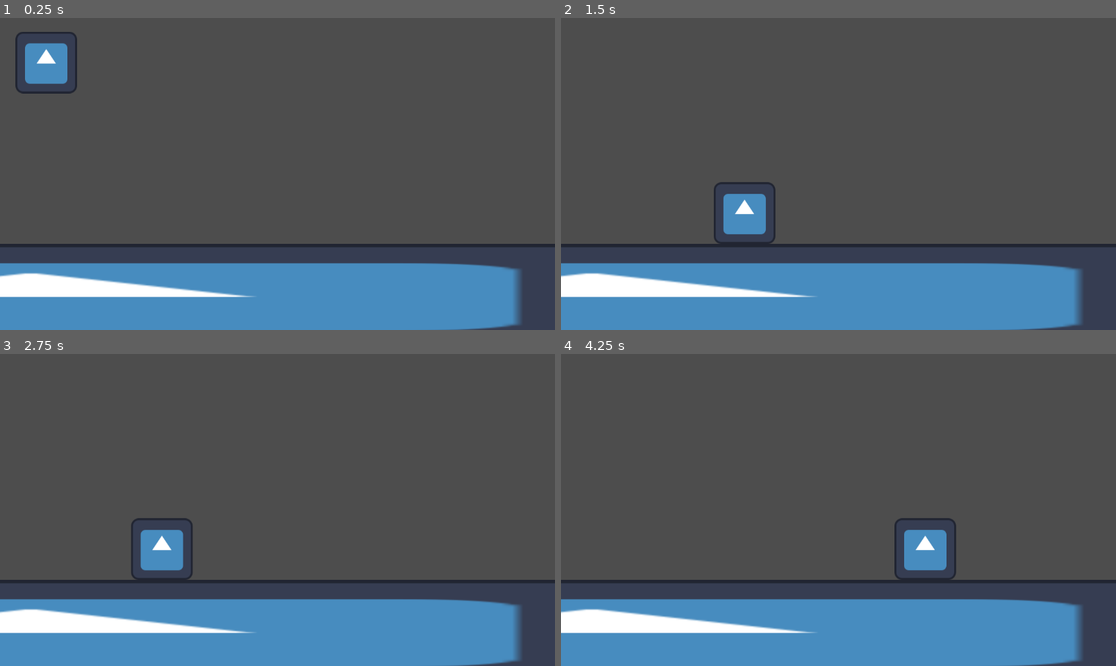
Above: before the commit, frames 1-4 (two rows, left to right).
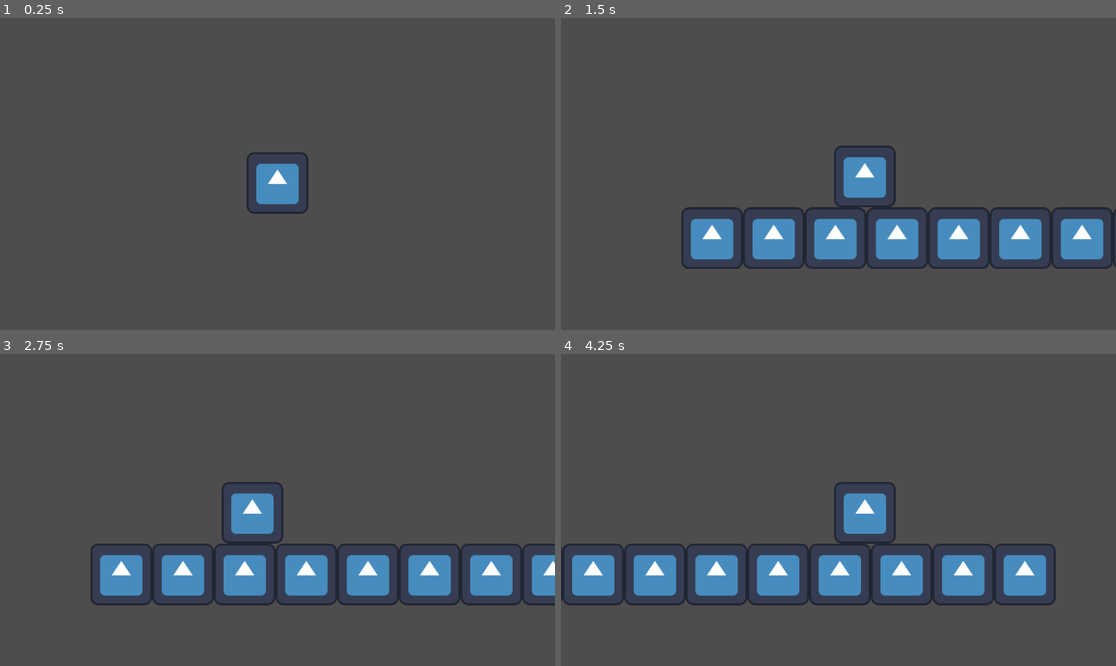
Above: after the commit, the same moments.

Repository: cannnAvar/lolBagimlisi31
Game: Godot game, scene res://scene/World.tscn
Two runs of this game, one before a commit and one after it. Both use one fixed random seed, a clock stepped at 60 frames per second and the inputs below. The engine's default icon, where the game draws it, is replaced by a stand-in: a white triangle on a blue panel in a dark square.
Inputs:
- Up to frame 1 (0.25 s): no input
- Up to frame 2 (1.5 s): tap Enter (ui_accept) at 0.5, 0.77 s; hold Right (ui_right) from 0.53 s (still down)
- Up to frame 3 (2.75 s): tap Enter (ui_accept) at 1.52 s; release Right (ui_right) at 2.03 s; hold Left (ui_left) from 2.03 s (still down)
- Up to frame 4 (4.25 s): release Left (ui_left) at 2.78 s; hold Right (ui_right) from 2.78 s (still down); tap Enter (ui_accept) at 3.02, 3.77 s

The runs differ from the first frame. In frame 1, 24% of the frame differs, in the area x 0-100%, y 4-100%; in frame 2, 31%; in frame 3, 31%; in frame 4, 32%, in the area x 0-100%, y 40-100%.

Commit message:
fetch Camera

Diff:
--- a/scene/Character.tscn
+++ b/scene/Character.tscn
@@ -14,3 +14,6 @@
 
 [node name="CollisionShape2D" type="CollisionShape2D" parent="."]
 shape = SubResource("RectangleShape2D_sxtuh")
+
+[node name="Camera2D" type="Camera2D" parent="."]
+position_smoothing_enabled = true
--- a/scene/World.tscn
+++ b/scene/World.tscn
@@ -1,24 +1,24 @@
-[gd_scene load_steps=4 format=3 uid="uid://b1vcj1g7oeesk"]
+[gd_scene load_steps=5 format=4 uid="uid://b1vcj1g7oeesk"]
 
 [ext_resource type="Texture2D" uid="uid://dgi3a7qius7wd" path="res://icon.svg" id="1_orivn"]
 [ext_resource type="PackedScene" uid="uid://bd73vvf0nrm8l" path="res://scene/Character.tscn" id="2_0lu7o"]
 
-[sub_resource type="RectangleShape2D" id="RectangleShape2D_b7ee2"]
-size = Vector2(128, 128)
+[sub_resource type="TileSetAtlasSource" id="TileSetAtlasSource_ikko1"]
+texture = ExtResource("1_orivn")
+0:0/size_in_atlas = Vector2i(8, 8)
+0:0/0 = 0
+0:0/0/physics_layer_0/polygon_0/points = PackedVector2Array(-64, -64, 64, -64, 64, 64, -64, 64)
+
+[sub_resource type="TileSet" id="TileSet_2e3ix"]
+tile_size = Vector2i(128, 128)
+physics_layer_0/collision_layer = 1
+sources/1 = SubResource("TileSetAtlasSource_ikko1")
 
 [node name="World" type="Node2D"]
 
-[node name="StaticBody2D" type="StaticBody2D" parent="."]
-position = Vector2(64, 576)
-scale = Vector2(22.9688, 1.66667)
-
-[node name="CollisionShape2D" type="CollisionShape2D" parent="StaticBody2D"]
-shape = SubResource("RectangleShape2D_b7ee2")
-metadata/_edit_lock_ = true
-
-[node name="Icon" type="Sprite2D" parent="StaticBody2D"]
-texture = ExtResource("1_orivn")
-metadata/_edit_lock_ = true
-
 [node name="Character" parent="." instance=ExtResource("2_0lu7o")]
 position = Vector2(96, 64)
+
+[node name="TileMapLayer" type="TileMapLayer" parent="."]
+tile_map_data = PackedByteArray("AAAAAAQAAQAAAAAAAAABAAQAAQAAAAAAAAACAAQAAQAAAAAAAAADAAQAAQAAAAAAAAAEAAQAAQAAAAAAAAAFAAQAAQAAAAAAAAAGAAQAAQAAAAAAAAAHAAQAAQAAAAAAAAAIAAQAAQAAAAAAAAA=")
+tile_set = SubResource("TileSet_2e3ix")
